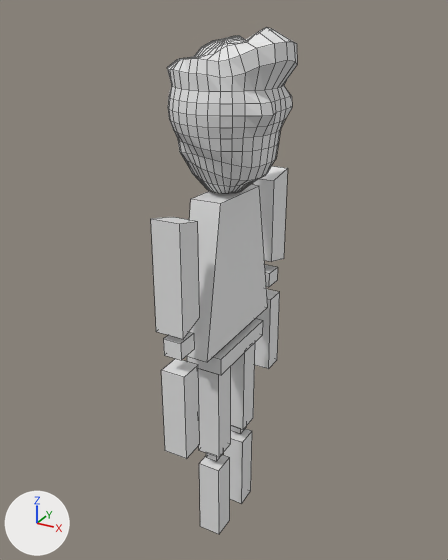
Before and after pictures for a commit that changed the Blender file Blender Models/itaguy.blend.
Rendered twice from a camera (50 mm lens) standing at (4.99, -9.23, 10.09) and looking at (-0.17, 0.15, 5.4). Every picture has the same lights, and +X, +Y and +Z are marked at lower left. Mesh edges are drawn as thin lines.

The scene before the commit, as lines of its bpy script (objects in view):
```python
me_cube_003 = bpy.data.meshes.new('Cube.003')
me_cube_003.from_pydata(...)  # a box spanning x -0.23..0.23, y -0.23..0.23, z -0.83..0.83
me_cube_026 = bpy.data.meshes.new('Cube.026')
me_cube_026.from_pydata(...)  # a box spanning x -0.23..0.23, y -0.23..0.23, z -0.83..0.83
me_sphere = bpy.data.meshes.new('Sphere')
me_sphere.from_pydata(...)  # 482 vertices, 512 faces; spans x -0.96..1.16, y -0.98..0.98, z -1.42..1.22
ob_cube_008 = bpy.data.objects.new('Cube.008', me_cube_026)
ob_cube_008.location = (0.0, -0.54, 0.9)
ob_cube_011 = bpy.data.objects.new('Cube.011', me_cube_003)
ob_cube_011.location = (0.0, -1.69, 3.7)
ob_cube_011.rotation_euler = (3.142, 0.0, 0.0)  # degrees (180, 0, 0)
ob_cube_011.scale = (-1.0, -1.0, -1.0)
ob_sphere = bpy.data.objects.new('Sphere', me_sphere)
ob_sphere.location = (0.0, -0.05, 8.6)
# also in view: 'Cube' at (0.0, -0.03, 5.84); 'Cube.010' at (0.0, 1.68, 3.7); 'Cube.005' at (0.0, -1.67, 6.23); 'Cube.018' at (0.0, -0.04, 4.21); 'Cube.009' at (0.0, 0.48, 0.88)
```
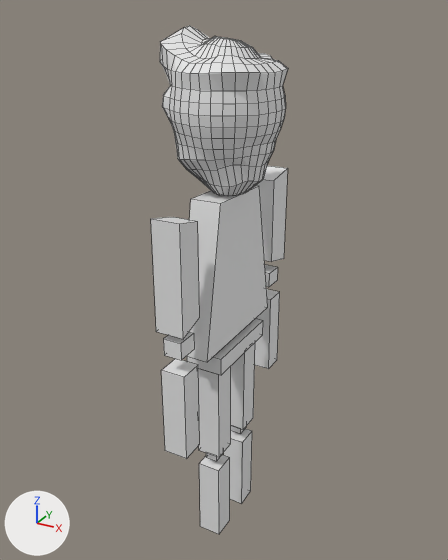
Where the change shows, as pixel boxes [x1, y1, x2, y2] in the pictures (448 x 560 px):
'Sphere', turned: before [167, 27, 297, 194]; after [160, 26, 288, 196]

The change in detail:
Object 'Sphere' (ob_sphere) turns from (0, 0, 0) to (0, 0, -177) degrees about x, y and z.
